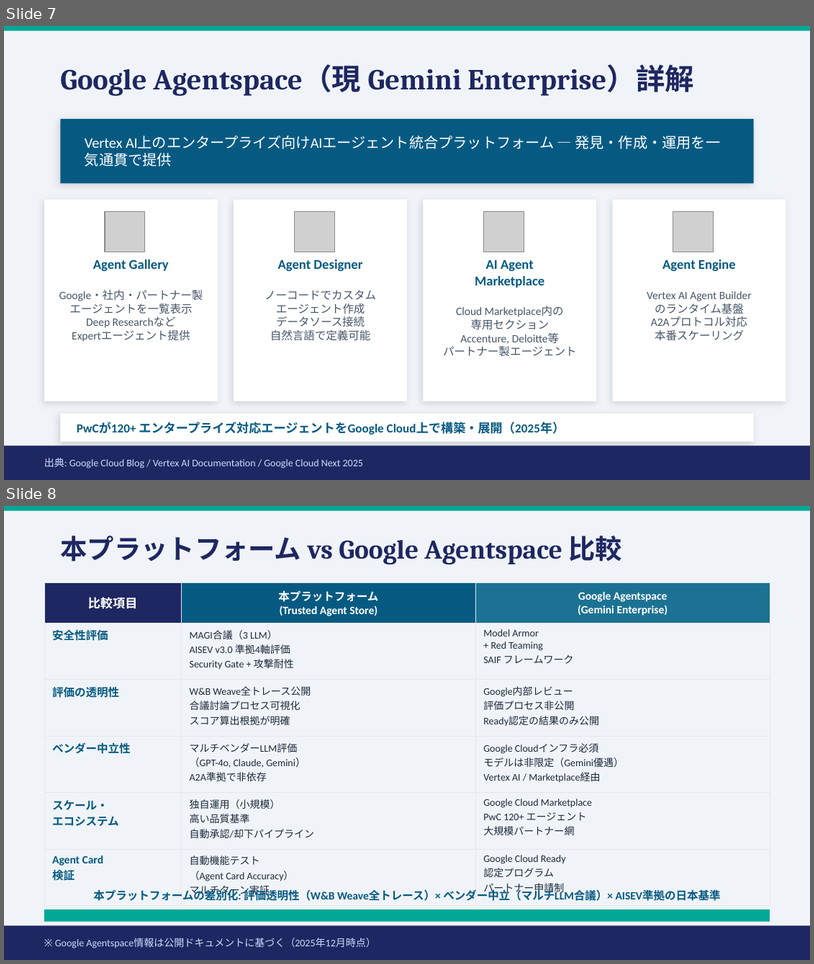
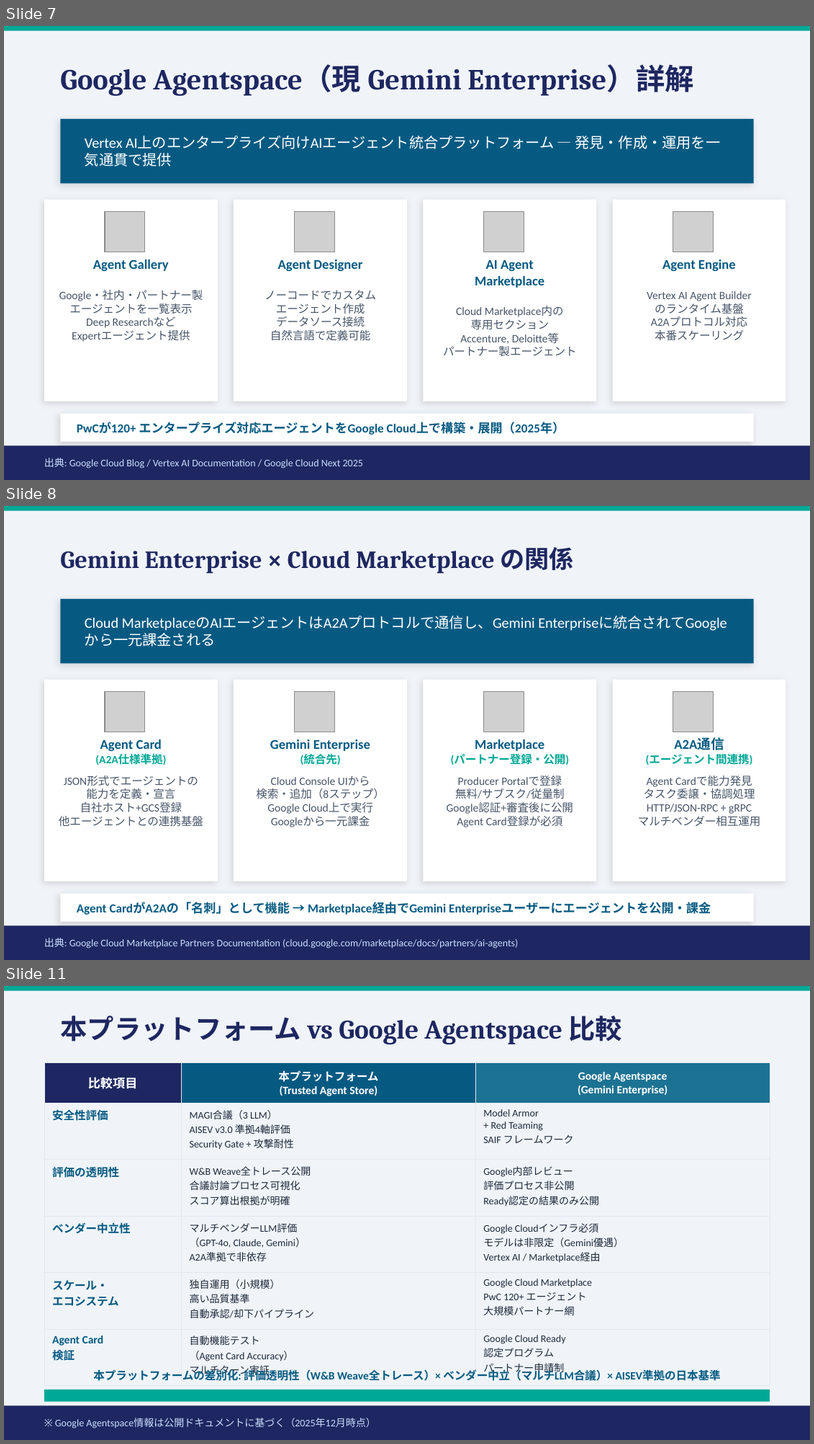
Before and after one commit to TaichiHiromatsu/secure-ai-agent-matching-platform, a slide deck: docs/A2A_Protocol_Latest_2026.pptx. Shown one above the other, each under a label of ours: slides 7 and 8 before the commit, slides 7, 8 and 11 after it; the slides between them are not shown. The pictures are 814x964 and 814x1444 pixels, drawn with LibreOffice and Linux fonts; fonts in the diff are those of the drawing; grey boxes stand for pictures. Boxes give left, top, right and bottom in pixels: in the first picture for what was removed or moved away, otherwise in the second. Text is boxed around its words. In the diff, an @@ line names an element or a change of style, - is before the commit and + after.

```diff
--- a/docs/A2A_Protocol_Latest_2026.pptx
+++ b/docs/A2A_Protocol_Latest_2026.pptx
@@ slide 8 added at box(4, 506, 810, 960), background #F0F4F8 @@
@@ rectangle added at box(4, 506, 810, 511), fill #00A896 @@
@@ text added at box(60, 547, 574, 574), 22 pt, text #1E2761, bold @@
+Gemini Enterprise × Cloud Marketplace の関係
@@ rectangle added at box(60, 599, 754, 663), fill #065A82 @@
@@ text added at box(85, 615, 535, 631), 13 pt, text #FFFFFF @@
+Cloud MarketplaceのAIエージェントはA2Aプロトコルで通信し、Gemini Enterpriseに統合されてGoogleから一元課金される
@@ rectangle added at box(44, 680, 218, 881), fill #FFFFFF @@
@@ picture added at box(105, 692, 145, 732) @@
@@ rectangle added at box(234, 680, 407, 881), fill #FFFFFF @@
@@ picture added at box(294, 692, 334, 732) @@
@@ rectangle added at box(423, 680, 597, 881), fill #FFFFFF @@
@@ picture added at box(484, 692, 524, 732) @@
@@ rectangle added at box(613, 680, 786, 881), fill #FFFFFF @@
@@ picture added at box(674, 692, 714, 732) @@
@@ text added at box(59, 739, 203, 826), 10 pt, text #475569 @@
+Agent Card
+(A2A仕様準拠)
+JSON形式でエージェントの
+能力を定義・宣言
+自社ホスト+GCS登録
+他エージェントとの連携基盤
@@ text added at box(256, 739, 384, 827), 10 pt, text #475569 @@
+Gemini Enterprise
+(統合先)
+Cloud Console UIから
+検索・追加（8ステップ）
+Google Cloud上で実行
+Googleから一元課金
@@ text added at box(447, 754, 574, 827), 10 pt, text #475569 @@
+Marketplace
+(パートナー登録・公開)
+Producer Portalで登録
+無料/サブスク/従量制
+Google認証+審査後に公開
+Agent Card登録が必須
@@ text added at box(638, 753, 761, 826), 10 pt, text #475569 @@
+A2A通信
+(エージェント間連携)
+Agent Cardで能力発見
+タスク委譲・協調処理
+HTTP/JSON-RPC + gRPC
+マルチベンダー相互運用
@@ rectangle added at box(60, 893, 754, 921), fill #FFFFFF @@
@@ text added at box(77, 902, 711, 914), 11 pt, text #065A82, bold @@
+Agent CardがA2Aの「名刺」として機能 → Marketplace経由でGemini Enterpriseユーザーにエージェントを公開・課金
@@ rectangle added at box(4, 925, 810, 959), fill #1E2761 @@
@@ text added at box(44, 937, 518, 948), 9 pt, text #CADCFC @@
+出典: Google Cloud Marketplace Partners Documentation (cloud.google.com/marketplace/docs/partners/ai-agents)
@@ what was slide 8 is now slide 11 @@
```
Also in this commit, not shown: 1 slide changed, 2 other slides added, 1 other file.
